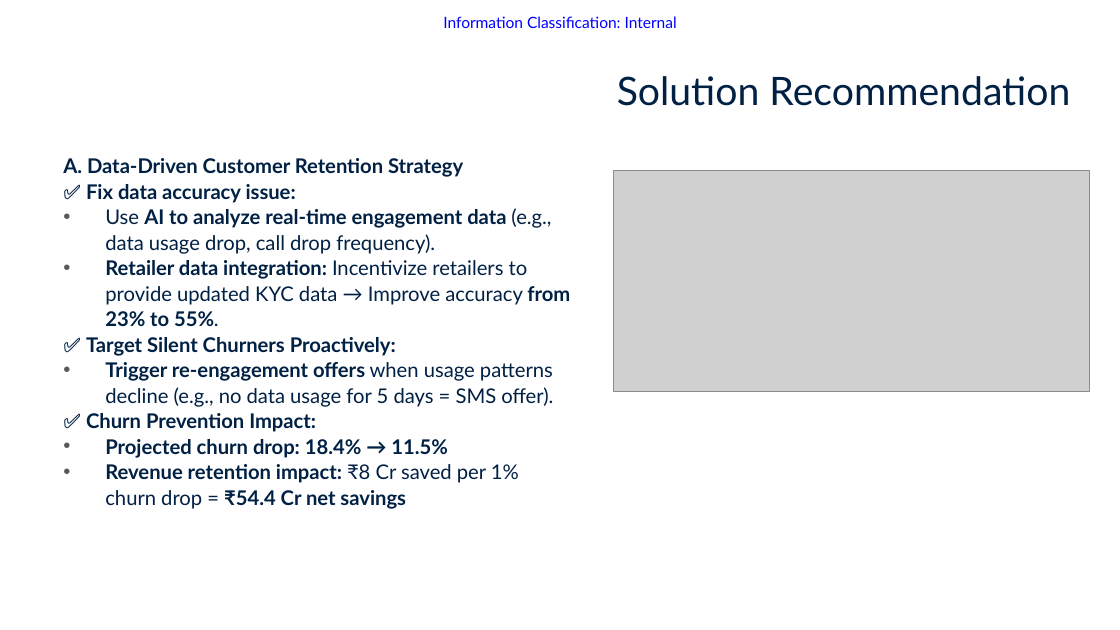
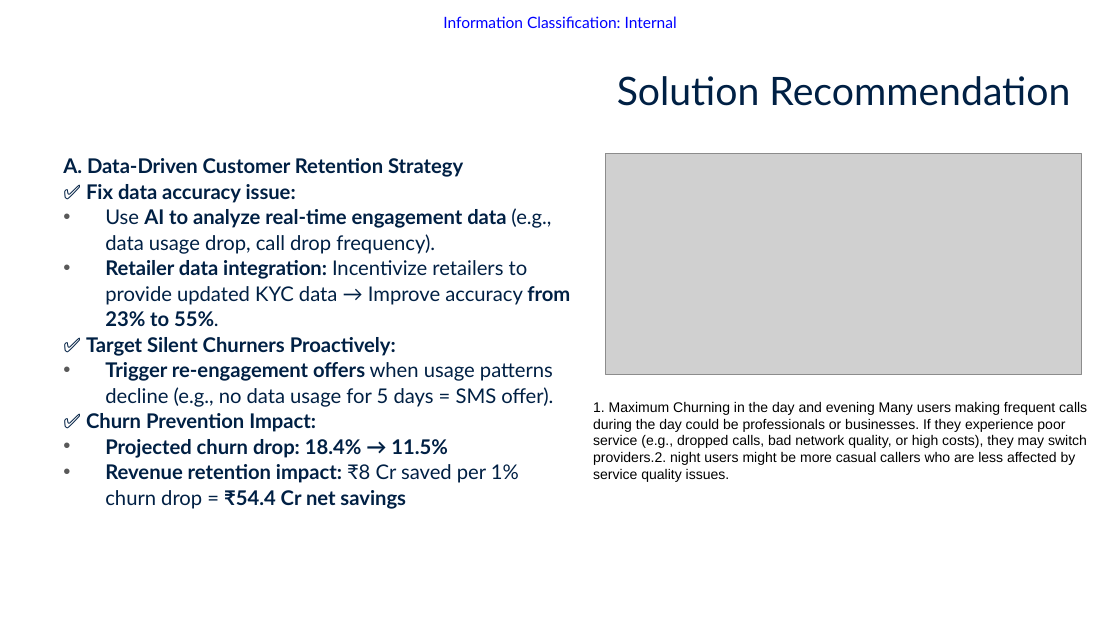
Before and after one commit to AravCodes/ppt, a slide deck: slide 5 of CODE AND CRUNCH.pptx. Drawn at 1120x630 pixels with LibreOffice and Linux fonts; fonts in the diff are those of the drawing; grey boxes stand for pictures; background and template pictures are left out. Boxes give left, top, right and bottom in pixels: in the first picture for what was removed or moved away, otherwise in the second. Text is boxed around its words. In the diff, an @@ line names an element or a change of style, - is before the commit and + after.

Commit message:
Add files via upload
new commit

```diff
--- a/CODE AND CRUNCH.pptx
+++ b/CODE AND CRUNCH.pptx
@@ picture: place and size @@
-picture at [614, 170, 1090, 391]
+picture at [606, 153, 1082, 374]
@@ text added at [593, 402, 1087, 482], 9 pt, text #000000 @@
+1. Maximum Churning in the day and evening Many users making frequent calls during the day could be professionals or businesses. If they experience poor service (e.g., dropped calls, bad network quality, or high costs), they may switch providers.2. night users might be more casual callers who are less affected by service quality issues.
```
Also in this commit, not shown: 3 other slides changed.
